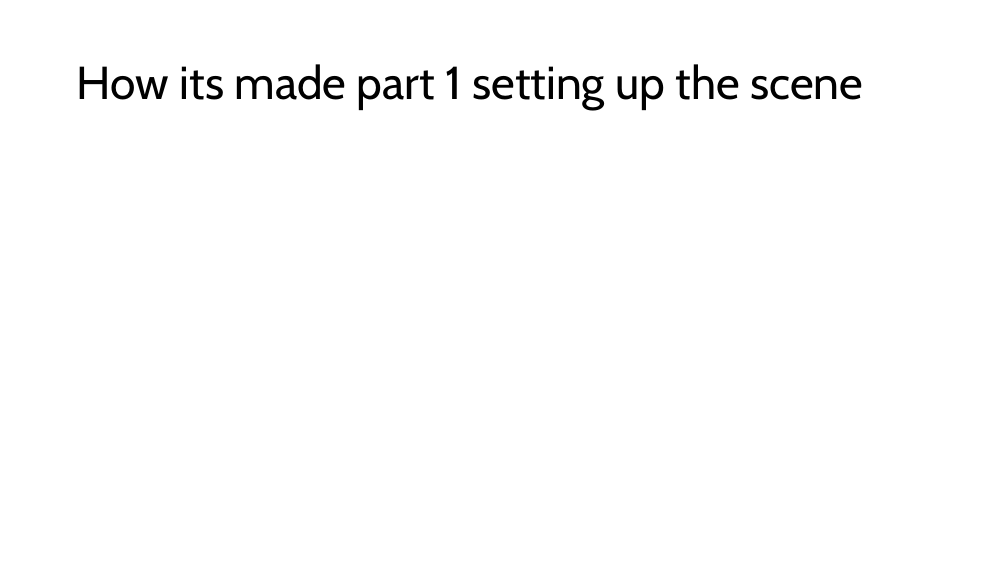
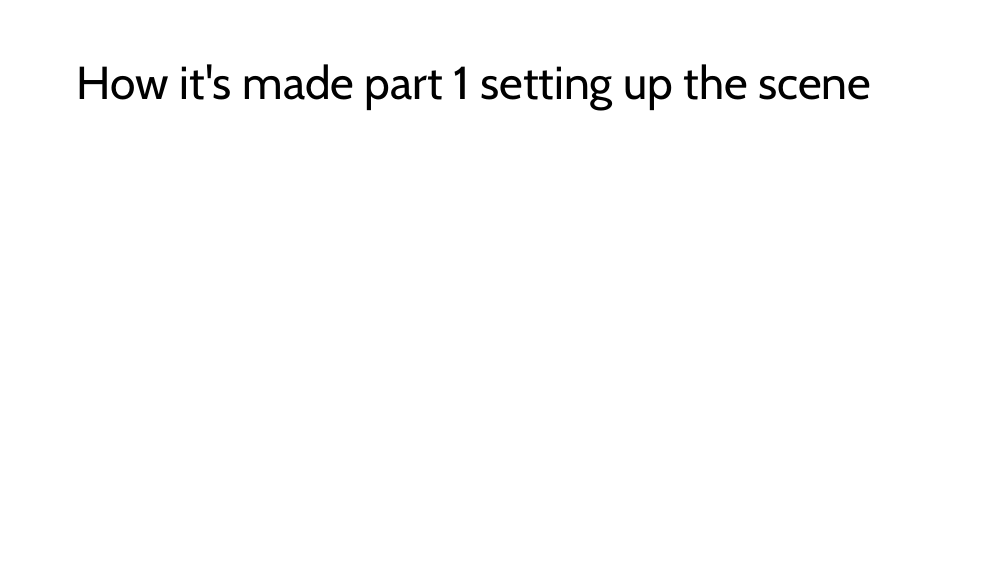
Before and after one commit to JamesB0010/ThreeJsMultiplayerDemonstration, a slide deck: slide 18 of Presentation/Multiplayer web games.pptx (slide 6 before the commit). Drawn at 1008x567 pixels with LibreOffice and Linux fonts; fonts in the diff are those of the drawing. Boxes give left, top, right and bottom in pixels: in the first picture for what was removed or moved away, otherwise in the second. Text is boxed around its words. In the diff, an @@ line names an element or a change of style, - is before the commit and + after.

```diff
--- a/Presentation/Multiplayer web games.pptx
+++ b/Presentation/Multiplayer web games.pptx
@@ title at [77,64,871,110]: text changed @@
-How its made part 1 setting up the scene
+How it's made part 1 setting up the scene
```
Also in this commit, not shown: 13 slides added.
